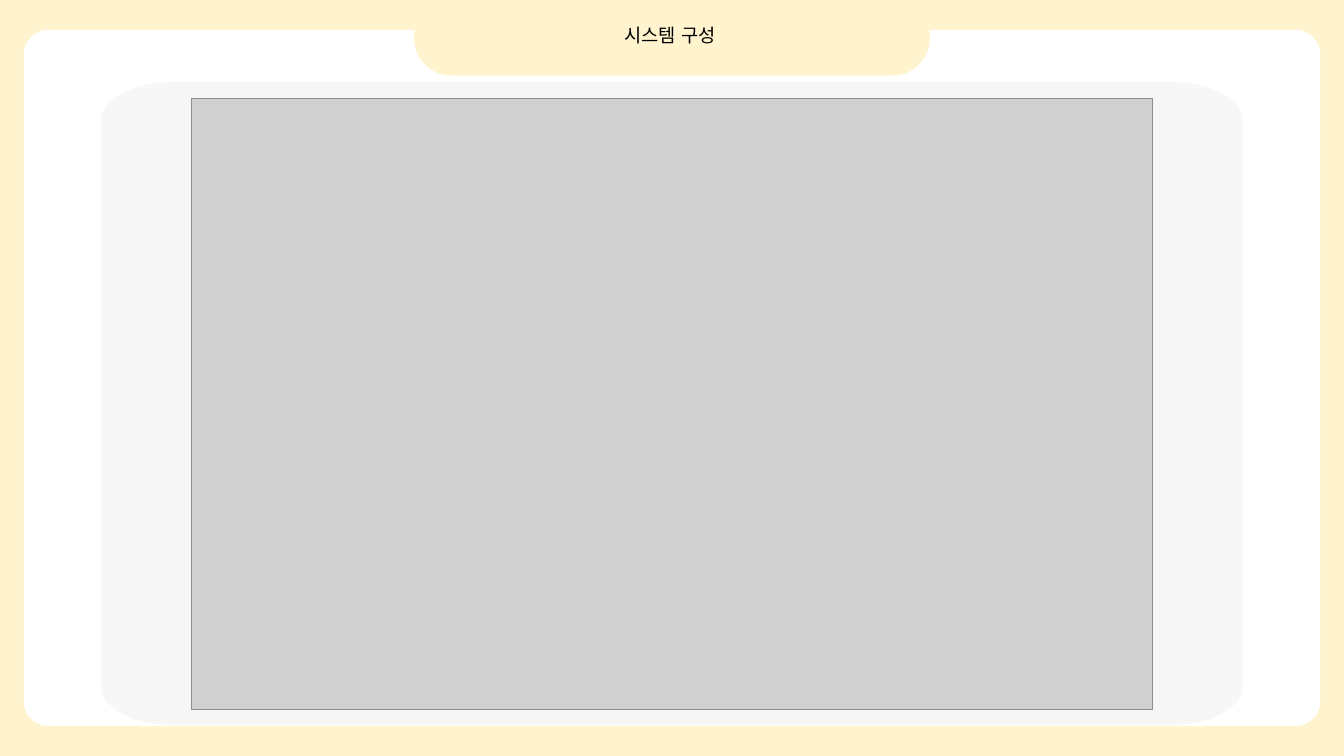
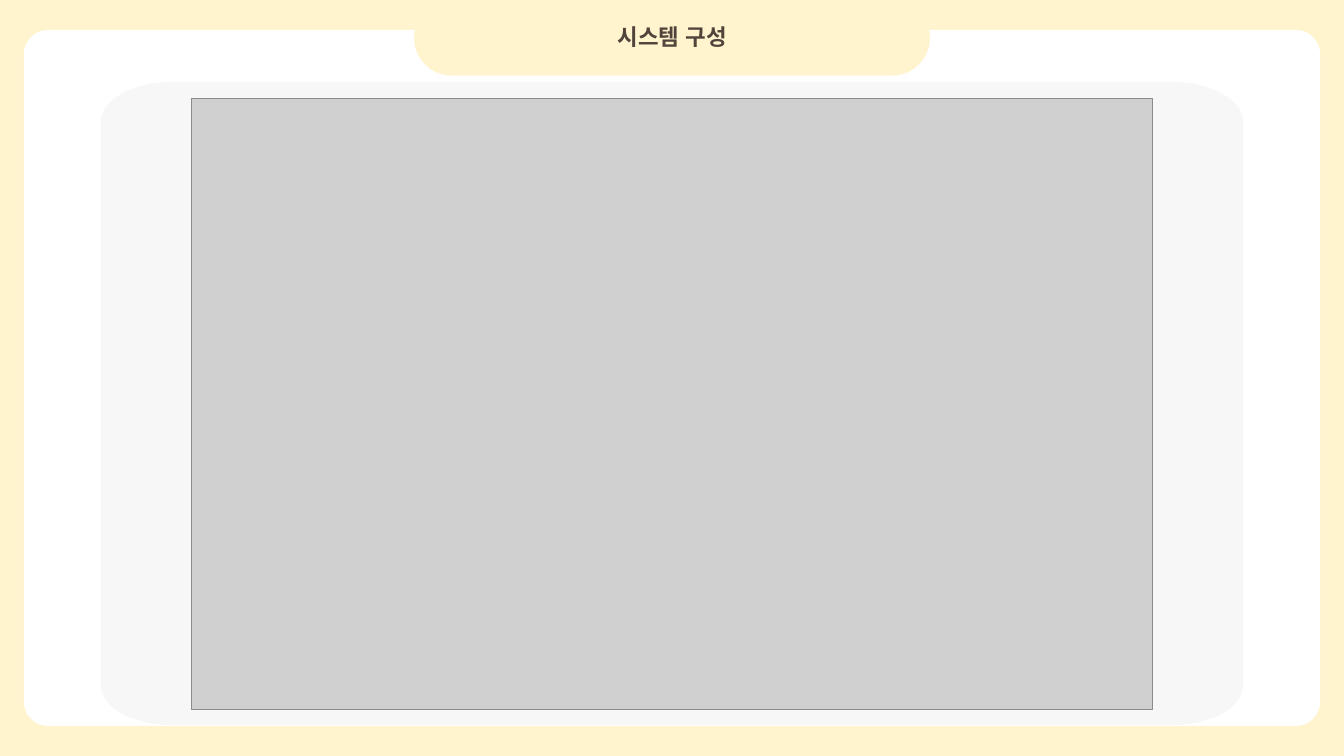
Before and after one commit to Sanghwa-Na/Codyssey, a slide deck: slide 6 of 입학연수과정/텀 프로젝트/객체 인식과 추론을 활용한 자율 충전 변전소 드론.pptx (slide 3 before the commit). Drawn at 1344x756 pixels with LibreOffice and Linux fonts; fonts in the diff are those of the drawing; grey boxes stand for pictures. Boxes give left, top, right and bottom in pixels: in the first picture for what was removed or moved away, otherwise in the second. Text is boxed around its words. In the diff, an @@ line names an element or a change of style, - is before the commit and + after.

```diff
--- a/입학연수과정/텀 프로젝트/객체 인식과 추론을 활용한 자율 충전 변전소 드론.pptx
+++ b/입학연수과정/텀 프로젝트/객체 인식과 추론을 활용한 자율 충전 변전소 드론.pptx
@@ text "시스템 구성" at bbox=[618, 26, 727, 47]: size 20 to 24 pt, font DejaVu Sans to Arial, text colour #000000 to #51443B, bold on @@
```
Also in this commit, not shown: 1 other slide changed, 6 slides added, 8 slides removed.
